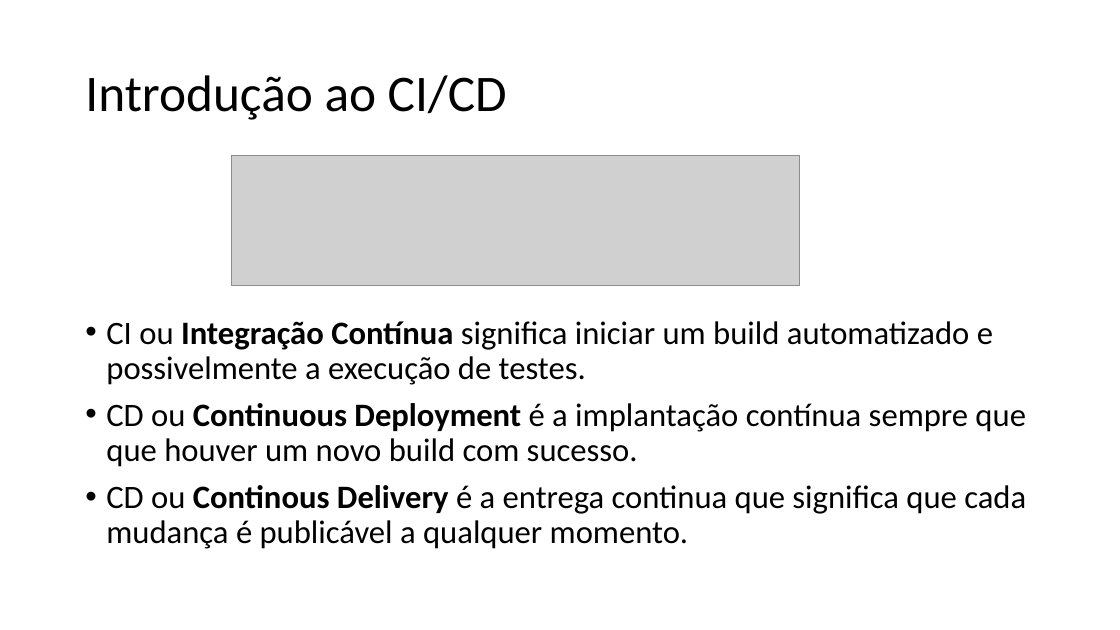
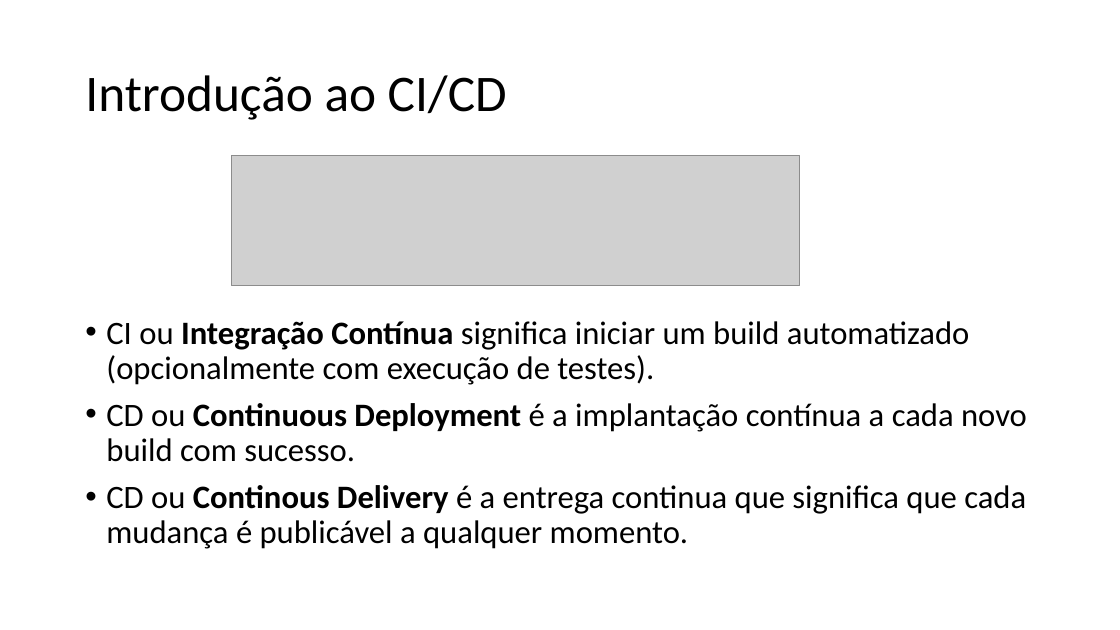
Before and after one commit to ivanpaulovich/azure-bootcamp, a slide deck: slide 4 of presentation/Utilize o VSO e publique imagens Docker.pptx. Drawn at 1120x630 pixels with LibreOffice and Linux fonts; fonts in the diff are those of the drawing; grey boxes stand for pictures. Boxes give left, top, right and bottom in pixels: in the first picture for what was removed or moved away, otherwise in the second. Text is boxed around its words. In the diff, an @@ line names an element or a change of style, - is before the commit and + after.

```diff
--- a/presentation/Utilize o VSO e publique imagens Docker.pptx
+++ b/presentation/Utilize o VSO e publique imagens Docker.pptx
@@ text at (x1=106, y1=321, x2=1027, y2=462): text changed @@
-• CI ou Integração Contínua significa iniciar um build automatizado e possivelmente a execução de testes.
-• CD ou Continuous Deployment é a implantação contínua sempre que que houver um novo build com sucesso.
+• CI ou Integração Contínua significa iniciar um build automatizado (opcionalmente com execução de testes).
+• CD ou Continuous Deployment é a implantação contínua a cada novo build com sucesso.
```
Also in this commit, not shown: 3 other slides changed, 1 slide added, 1 slide removed, 3 other files.
